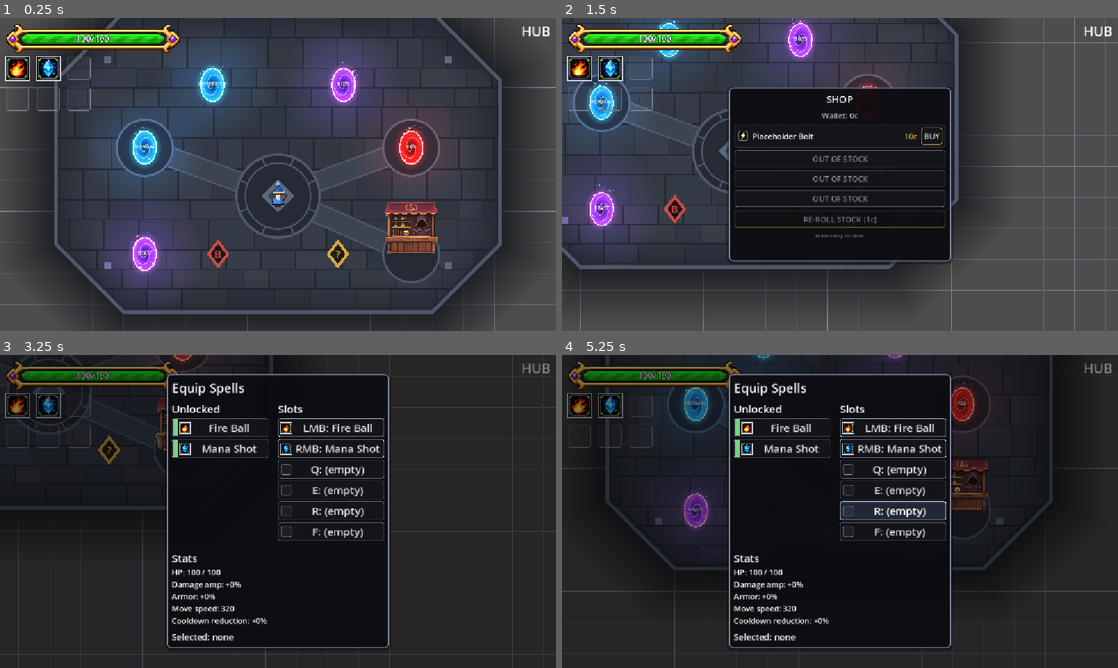
Above: before the commit, frames 1-4 (two rows, left to right).
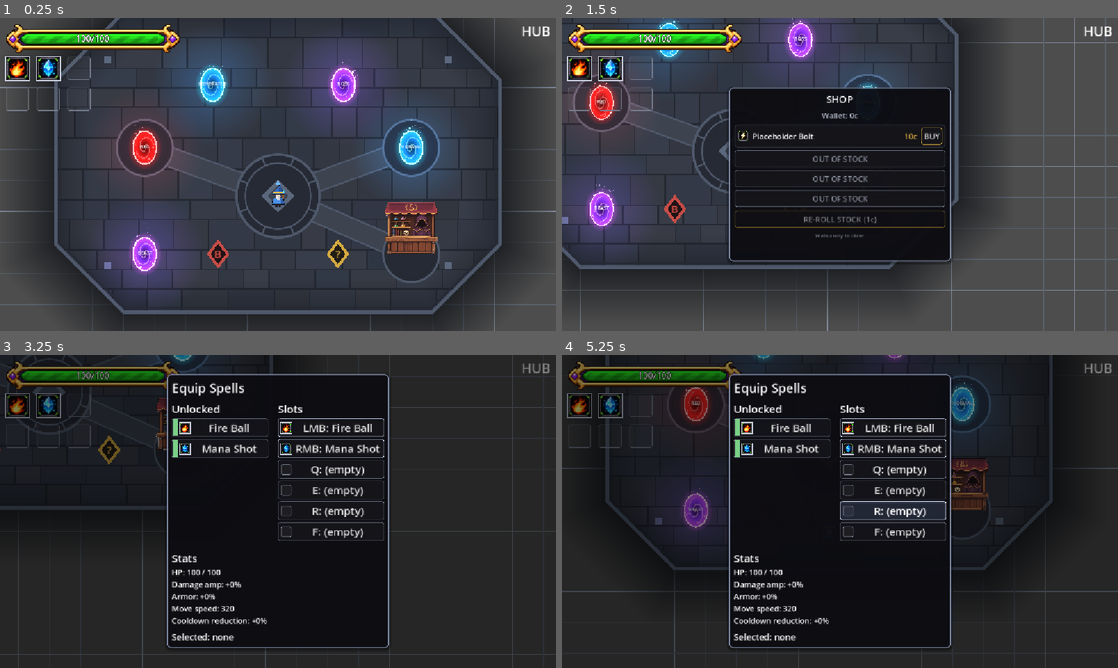
Above: after the commit, the same moments.

Repository: BestestGameStudio/gangU
Game: Godot game, scene res://scenes/main.tscn
Same seed, same stepped clock (60 frames per second), same inputs: the game is played once before the commit and once after it.
Inputs (mouse positions are in pixels of both pictures, inside the frame that each line leads up to):
- Up to frame 1 (0.25 s): no input
- Up to frame 2 (1.5 s): tap Enter at 0.5 s; move the mouse to (962, 158) at 0.52 s; hold D (move_right) 0.53-1.28 s; hold Space (cast) 0.53-1.28 s; click (962, 158) at 0.67 s; move the mouse to (728, 190) at 1.27 s; hold S (move_down) from 1.28 s (still down); tap Shift (dash) at 1.35 s
- Up to frame 3 (3.25 s): move the mouse to (333, 442) at 2.02 s; release S (move_down) at 2.03 s; hold D (move_right) 2.03-2.78 s; hold Tab (equip_panel) 2.03-2.78 s; move the mouse to (250, 574) at 2.77 s; hold W (move_up) from 2.78 s (still down); click (250, 574) at 2.85 s
- Up to frame 4 (5.25 s): move the mouse to (1006, 558) at 3.52 s; release W (move_up) at 3.53 s; hold A (move_left) 3.53-5.03 s; right-click (1006, 558) at 3.6 s; move the mouse to (673, 464) at 4.27 s; tap Q (spell_slot_3) at 4.35 s; move the mouse to (867, 511) at 5.02 s; hold S (move_down) from 5.03 s (still down); tap C (use_consumable) at 5.1 s; click (867, 511) at 5.17 s

The runs differ from the first frame. In frame 1, 2.9% of the frame differs, in the area x 20-80%, y 31-52%; in frame 2, 1.0%; in frame 3, 0.1%; in frame 4, 1.1%.

Commit message:
Change red_chance value from -1.0 to 0.5

Diff:
--- a/resources/gate_offering.tres
+++ b/resources/gate_offering.tres
@@ -4,4 +4,4 @@
 
 [resource]
 script = ExtResource("1")
-red_chance = -1.0
+red_chance = 0.5
